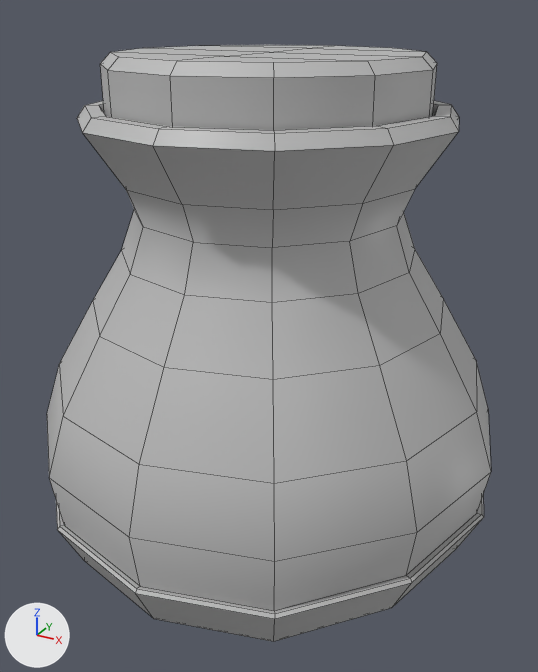
The FBX model Assets/Meshes/Pot.fbx as it was, and as the next commit left it.
Camera for both pictures: a camera (50 mm lens) standing at (0.0599, -0.1087, 0.1003) and looking at (0.0004, -0.0007, 0.0463). The axes (+X, +Y, +Z) are drawn at lower left. The lights are the same throughout. Mesh edges are drawn as thin lines. Where no turn or scale is listed for an object, it has been applied to the vertices.

Script lines for the objects in view, before the commit:
```python
me_mesh = bpy.data.meshes.new('Mesh')
me_mesh.from_pydata(...)  # 256 vertices, 260 faces; spans x -0.0419..0.0419, y -0.0419..0.0419, z -0.0011..0.0942
me_mesh.materials.append(mat_lambert1)  # grey #bcbcbc
ob_pot = bpy.data.objects.new('Pot', me_mesh)
ob_pot.location = (0.0, 0.0, 0.0)
```
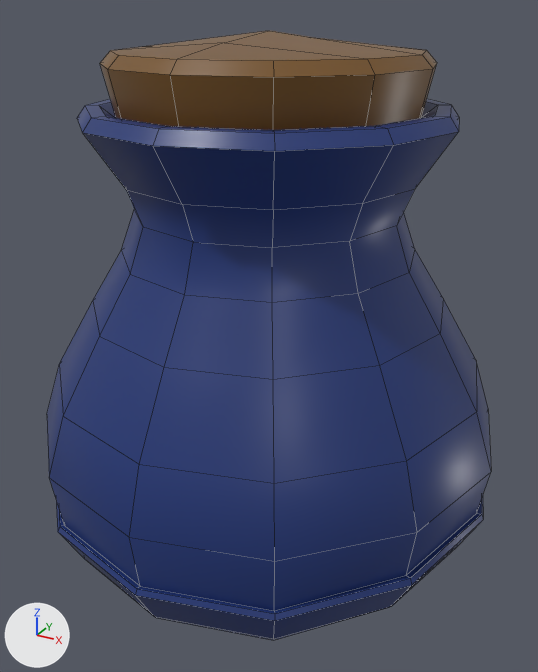
The newer file is also rescaled (x12.68), turned or shifted as a whole; pictures and numbers use the older file's frame.

Boxes (x1, y1, x2, y2) around the edits, measured in the pictures (538 x 672 px; the box of a moved part takes in the faces that stretch with it):
```json
{"object": "Pot", "change": "reshaped", "before": [47, 45, 491, 642], "after": [47, 31, 491, 640]}
{"part": 1, "of": "me_mesh", "change": "moved or reshaped", "before": [56, 496, 484, 642], "after": [56, 496, 483, 640]}
{"part": 2, "of": "me_mesh", "change": "moved or reshaped", "before": [99, 45, 438, 226], "after": [99, 31, 438, 226]}
{"part": 3, "of": "me_mesh", "change": "recoloured", "before": [47, 101, 491, 614], "after": [47, 101, 491, 614], "on screen": "grey to blue"}
```

Scene script edits in JSON lines:
```json
{"op": "add", "block": "img_t_nature_png", "code": ["img_t_nature_png = load_image('T_Nature.png', '../Textures/T_Nature.png', 256, 256, 'sRGB')"]}
{"op": "add", "block": "mat_standardsurface3", "code": ["mat_standardsurface3 = principled_material('standardSurface3')", "mat_standardsurface3.texture = img_t_nature_png", "mat_standardsurface3.roughness = 0.4"]}
{"block": "me_mesh", "where": "# used by ob_pot; location = (0.0, 0.0, 0.0)"}
{"op": "remove", "block": "me_mesh", "code": "me_mesh.from_pydata(...)  # 256 vertices, 260 faces; spans x -0.0419..0.0419, y -0.0419..0.0419, z -0.0011..0.0942"}
{"op": "add", "block": "me_mesh", "code": "me_mesh.from_pydata(...)  # 258 vertices, 256 faces; spans x -0.0419..0.0419, y -0.0419..0.0419, z -0.0011..0.0972"}
{"block": "me_mesh", "change": "me_mesh part 1"}
{"block": "me_mesh", "change": "12 faces are deleted"}
{"block": "me_mesh", "change": "8 vertices in x -0.0379..0.0189, y -0.0379..0.0379, z 0.0113 move by (0.0, 0.0, 0.0005)"}
{"block": "me_mesh", "change": "8 vertices in x -0.0417..0.0209, y -0.0417..0.0417, z 0.0196 move by (0.0, 0.0, -0.0003)"}
{"block": "me_mesh", "change": "4 vertices in x 0.0209..0.0418, y -0.0209..0.0362, z 0.0209..0.021 move by (0.0, 0.0, -0.0005)"}
{"block": "me_mesh", "change": "4 vertices move from x 0.0189..0.0379, y -0.0189..0.0328, z 0.0128..0.0129 to x 0.0189..0.0379, y -0.0189..0.0328, z 0.0132"}
{"block": "me_mesh", "change": "2 vertices are added at (-0.0054, 0.0, -0.0011), (0.0054, 0.0, -0.0011)"}
{"block": "me_mesh", "change": "8 new faces join them"}
{"block": "me_mesh", "change": "me_mesh part 2"}
{"block": "me_mesh", "change": "14 vertices in x -0.0245..0.0247, y -0.0246..0.0246, z 0.076..0.0942 move by (0.0, 0.0, 0.0002)"}
{"block": "me_mesh", "change": "12 vertices in x -0.0262..0.0265, y -0.0263..0.0263, z 0.0925 move by (0.0, 0.0, 0.0001)"}
{"block": "me_mesh", "change": "15 vertices move from x -0.0262..0.0265, y -0.0263..0.0263, z 0.0841..0.0942 to x -0.0244..0.0246, y -0.0245..0.0245, z 0.0842..0.0972"}
{"block": "me_mesh", "change": "me_mesh part 3: 248 faces spanning x -0.0419..0.0419, y -0.0419..0.0419, z -0.0011..0.0972 switch from mat_lambert1 (grey #bcbcbc) to mat_standardsurface3 (picture img_t_nature_png)"}
```
